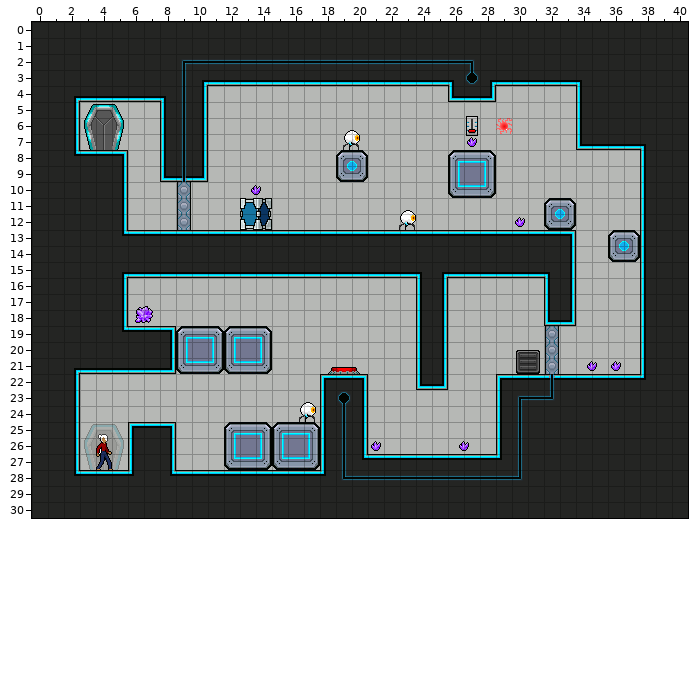
An edit to a level. Tiled map (JSON), res/map/Bugs.json. Above: the version before the commit.
Cells are 16x16 px. Shown: x 0..40, y 0..30.
After the commit:
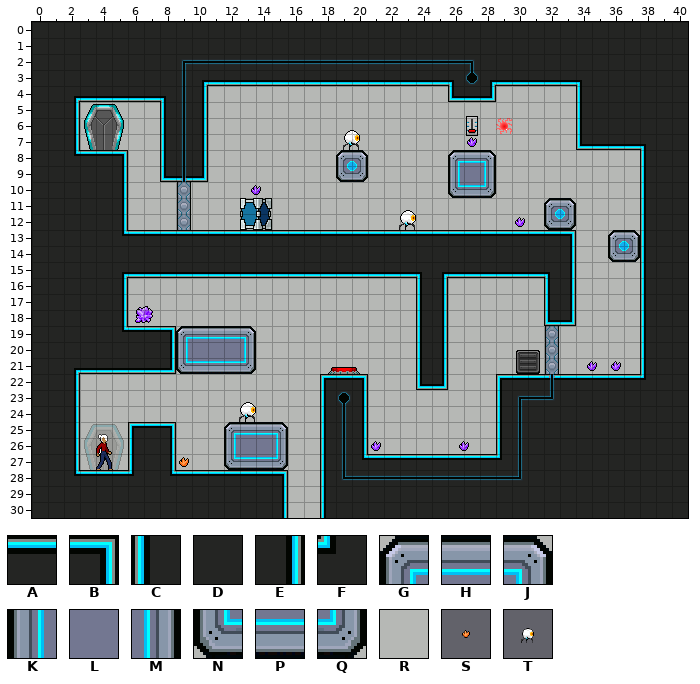
Key: from "main": A 1, B 2, C 25, D 26, E 27, F 101, G 156, H 157, J 158, K 181, L 182, M 183, N 206, P 207, Q 208, R 278; from "objects": S 13, T 14.
_ is an empty cell.
Objects are placed by their top-left corner, in cells (3,4 is the top-left corner of cell 3,4); size is 1x1 cell unless given.
The exact change:
Layer "Tile Layer 1":
y 19: x 11..14 JGHJ -> HHJR
y 20: x 11..14 MKLM -> LLMR
y 21: x 11..14 QNPQ -> PPQR
y 25: x 14..17 JGHJ -> HJRR
y 26: x 14..17 MKLM -> LMRR
y 27: x 14..17 QNPQ -> PQRR
y 28: x 15..18 AAAF -> BRRC
y 29..30: x 15..18 DDDD -> ERRC
Layer "Object Layer 1":
changed: T at 15.2,22.2 size 4x4 -> T at 11.5,22.2 size 4x4
added: S at 7.5,25.5 size 4x4
